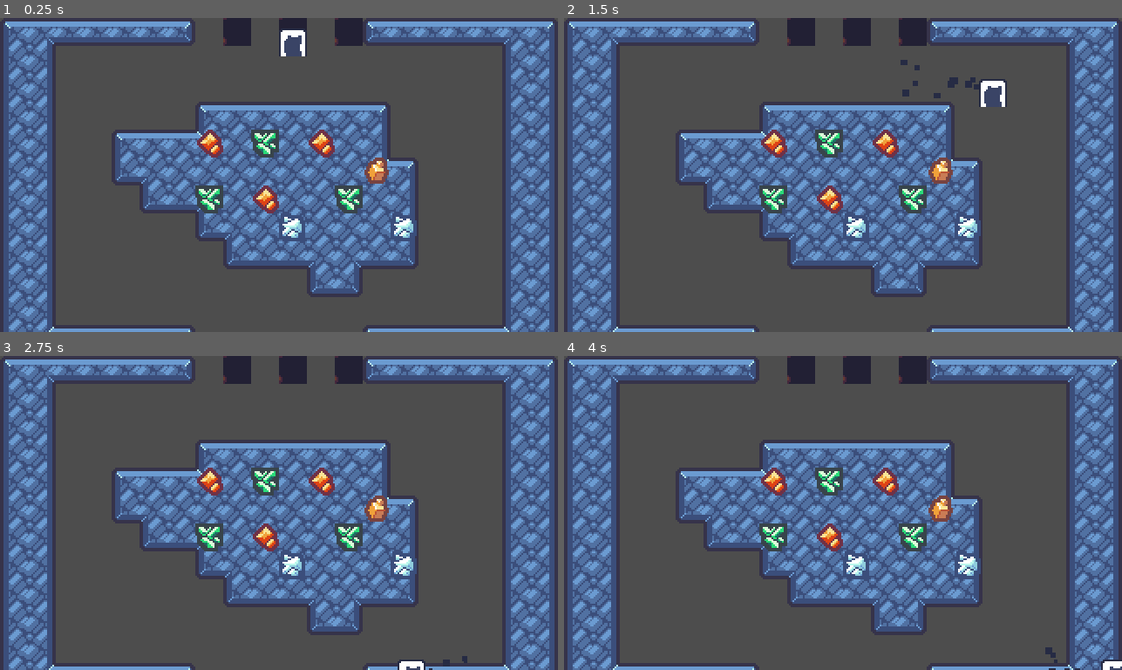
Above: before the commit, frames 1-4 (two rows, left to right).
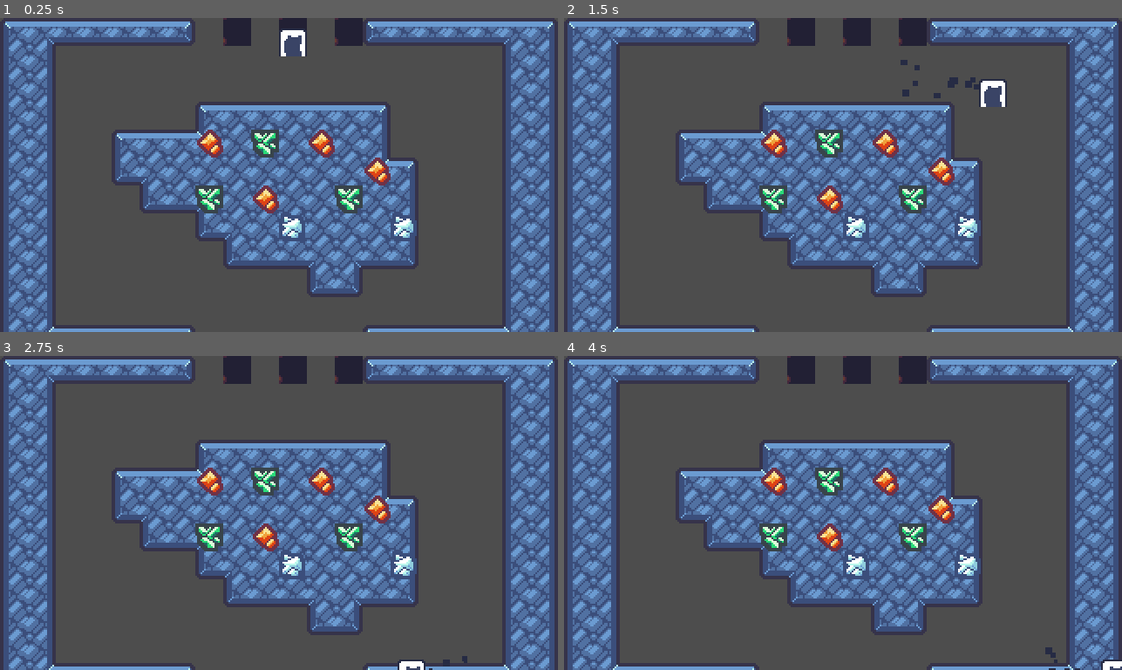
Above: after the commit, the same moments.

Repository: Ninesliced/ludumdare-57
Game: Godot game, scene res://scenes/main.tscn
Same seed, same stepped clock (60 frames per second), same inputs: the game is played once before the commit and once after it. The engine's default icon, where the game draws it, is replaced by a stand-in: a white triangle on a blue panel in a dark square.
Inputs:
- Up to frame 1 (0.25 s): no input
- Up to frame 2 (1.5 s): hold D (right) from 0.53 s (still down); tap J (burrow) at 0.6, 1.35 s; tap Space (jump) at 0.77 s
- Up to frame 3 (2.75 s): tap Space (jump) at 1.52 s; release D (right) at 2.03 s; hold A (left) from 2.03 s (still down); tap J (burrow) at 2.1 s
- Up to frame 4 (4 s): release A (left) at 2.78 s; hold D (right) from 2.78 s (still down); tap J (burrow) at 2.85, 3.6 s; tap Space (jump) at 3.02, 3.77 s

The runs differ from the first frame. In frame 1, 0.2% of the frame differs, in the area x 65-70%, y 44-54%; in frame 2, 0.2%; in frame 3, 0.2%; in frame 4, 0.2%.

Commit message:
ADD ores implementation

Diff:
--- a/assets/tile_set.tres
+++ b/assets/tile_set.tres
@@ -1,8 +1,9 @@
-[gd_resource type="TileSet" load_steps=7 format=3 uid="uid://c5w2totwpyqw6"]
+[gd_resource type="TileSet" load_steps=9 format=3 uid="uid://c5w2totwpyqw6"]
 
 [ext_resource type="Texture2D" uid="uid://b1ys7nh5k6woe" path="res://assets/images/frost_spritesheet_16_globs.png" id="1_eslq1"]
 [ext_resource type="Texture2D" uid="uid://dus7hibpj57fc" path="res://assets/images/cave_tileset.png" id="2_ki5qi"]
 [ext_resource type="Texture2D" uid="uid://d2se3f7y7v6od" path="res://assets/images/cave_spritesheet.png" id="3_b4n3o"]
+[ext_resource type="PackedScene" uid="uid://bxxstwqcgeiia" path="res://scenes/entities/ores/orange.tscn" id="4_u6000"]
 
 [sub_resource type="TileSetAtlasSource" id="TileSetAtlasSource_e5f0g"]
 texture = ExtResource("1_eslq1")
@@ -681,6 +682,10 @@
 2:4/0 = 0
 3:4/0 = 0
 
+[sub_resource type="TileSetScenesCollectionSource" id="TileSetScenesCollectionSource_b4n3o"]
+resource_name = "ores"
+scenes/1/scene = ExtResource("4_u6000")
+
 [resource]
 physics_layer_0/collision_layer = 1
 terrain_set_0/mode = 0
@@ -688,6 +693,9 @@
 terrain_set_0/terrain_0/color = Color(0.5, 0.34375, 0.25, 1)
 terrain_set_0/terrain_1/name = "rock"
 terrain_set_0/terrain_1/color = Color(0.095, 0.209, 0.38, 1)
+custom_data_layer_0/name = "OreType"
+custom_data_layer_0/type = 21
 sources/0 = SubResource("TileSetAtlasSource_e5f0g")
 sources/1 = SubResource("TileSetAtlasSource_b4n3o")
 sources/2 = SubResource("TileSetAtlasSource_u6000")
+sources/3 = SubResource("TileSetScenesCollectionSource_b4n3o")
--- a/project.godot
+++ b/project.godot
@@ -74,6 +74,7 @@
 
 2d_physics/layer_1="Burrowable"
 2d_physics/layer_2="Wall"
+2d_physics/layer_5="Player"
 
 [rendering]
 
--- /dev/null
+++ b/scenes/entities/ores/orange.tscn
@@ -0,0 +1,5 @@
+[gd_scene load_steps=2 format=3 uid="uid://bxxstwqcgeiia"]
+
+[ext_resource type="PackedScene" uid="uid://c6874b7ohinnk" path="res://scenes/entities/ores/ore.tscn" id="1_e117v"]
+
+[node name="Ore" instance=ExtResource("1_e117v")]
--- /dev/null
+++ b/scenes/entities/ores/ore.gd
@@ -0,0 +1,9 @@
+extends Node2D
+
+class_name Ore
+
+
+
+func _on_area_2d_body_entered(body:Node2D) -> void:
+    queue_free()
+    pass # Replace with function body.
--- /dev/null
+++ b/scenes/entities/ores/ore.tscn
@@ -0,0 +1,38 @@
+[gd_scene load_steps=6 format=3 uid="uid://c6874b7ohinnk"]
+
+[ext_resource type="Texture2D" uid="uid://d2se3f7y7v6od" path="res://assets/images/cave_spritesheet.png" id="1_3ggmv"]
+[ext_resource type="Script" uid="uid://cc23kcypv2dy8" path="res://scenes/entities/ores/ore.gd" id="1_goj4l"]
+
+[sub_resource type="AtlasTexture" id="AtlasTexture_goj4l"]
+atlas = ExtResource("1_3ggmv")
+region = Rect2(0, 64, 16, 16)
+
+[sub_resource type="SpriteFrames" id="SpriteFrames_my07r"]
+animations = [{
+"frames": [{
+"duration": 1.0,
+"texture": SubResource("AtlasTexture_goj4l")
+}],
+"loop": true,
+"name": &"0",
+"speed": 5.0
+}]
+
+[sub_resource type="CircleShape2D" id="CircleShape2D_3ggmv"]
+radius = 13.0384
+
+[node name="Ore" type="Node2D"]
+script = ExtResource("1_goj4l")
+
+[node name="Sprite2D" type="AnimatedSprite2D" parent="."]
+sprite_frames = SubResource("SpriteFrames_my07r")
+animation = &"0"
+
+[node name="Area2D" type="Area2D" parent="."]
+collision_layer = 0
+collision_mask = 16
+
+[node name="CollisionShape2D" type="CollisionShape2D" parent="Area2D"]
+shape = SubResource("CircleShape2D_3ggmv")
+
+[connection signal="body_entered" from="Area2D" to="." method="_on_area_2d_body_entered"]
--- a/scenes/entities/player/player.tscn
+++ b/scenes/entities/player/player.tscn
@@ -17,6 +17,7 @@
 size = Vector2(20, 17)
 
 [node name="Player" type="CharacterBody2D"]
+collision_layer = 17
 collision_mask = 3
 script = ExtResource("1_58kc7")
 
--- a/scenes/map/layer/main_layer.tscn
+++ b/scenes/map/layer/main_layer.tscn
@@ -9,5 +9,5 @@
 tile_set = ExtResource("1_pbu7g")
 
 [node name="Ores" type="TileMapLayer" parent="."]
-tile_map_data = PackedByteArray("AAAHAAQAAgAAAAQAAAAJAAYAAgAAAAQAAAALAAQAAgAAAAQAAAAMAAYAAgABAAQAAAAJAAQAAgABAAQAAAAHAAYAAgABAAQAAAAKAAcAAgADAAQAAAAOAAcAAgADAAQAAAANAAUAAgACAAQAAAA=")
+tile_map_data = PackedByteArray("AAAHAAQAAwAAAAAAAQAJAAYAAwAAAAAAAQALAAQAAwAAAAAAAQAMAAYAAgABAAQAAAAJAAQAAgABAAQAAAAHAAYAAgABAAQAAAAKAAcAAgADAAQAAAAOAAcAAgADAAQAAAANAAUAAwAAAAAAAQA=")
 tile_set = ExtResource("1_pbu7g")
Not shown, added: scenes/entities/ores/ore.gd.uid
Not shown: 1 places in scenes/map/arkan_scene.tscn that only renumber resources
